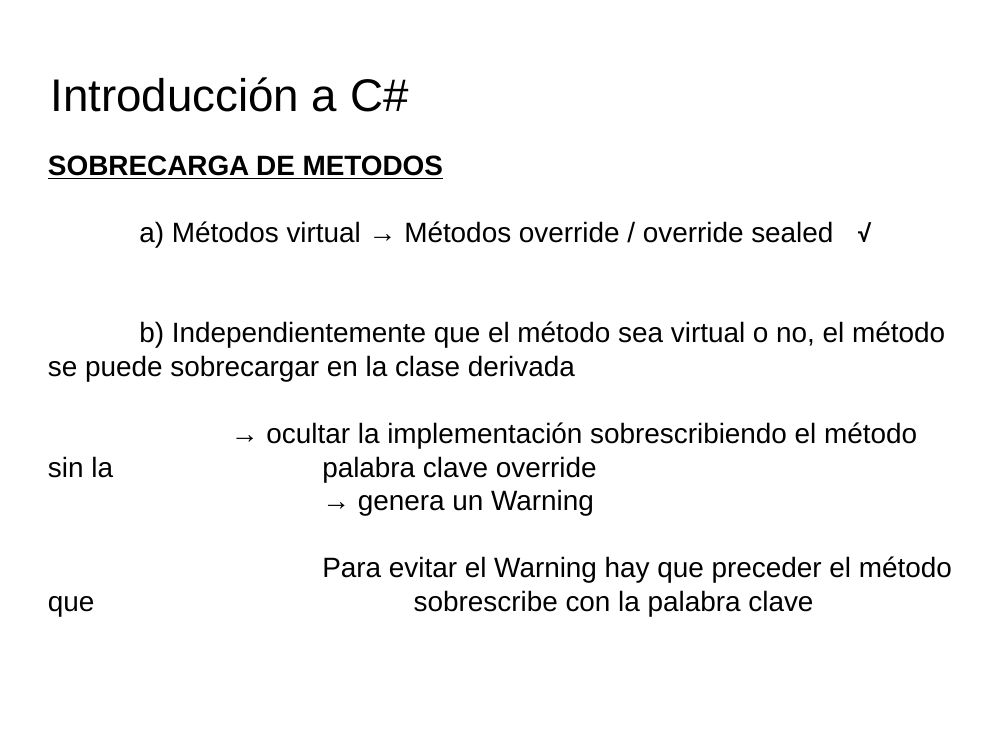
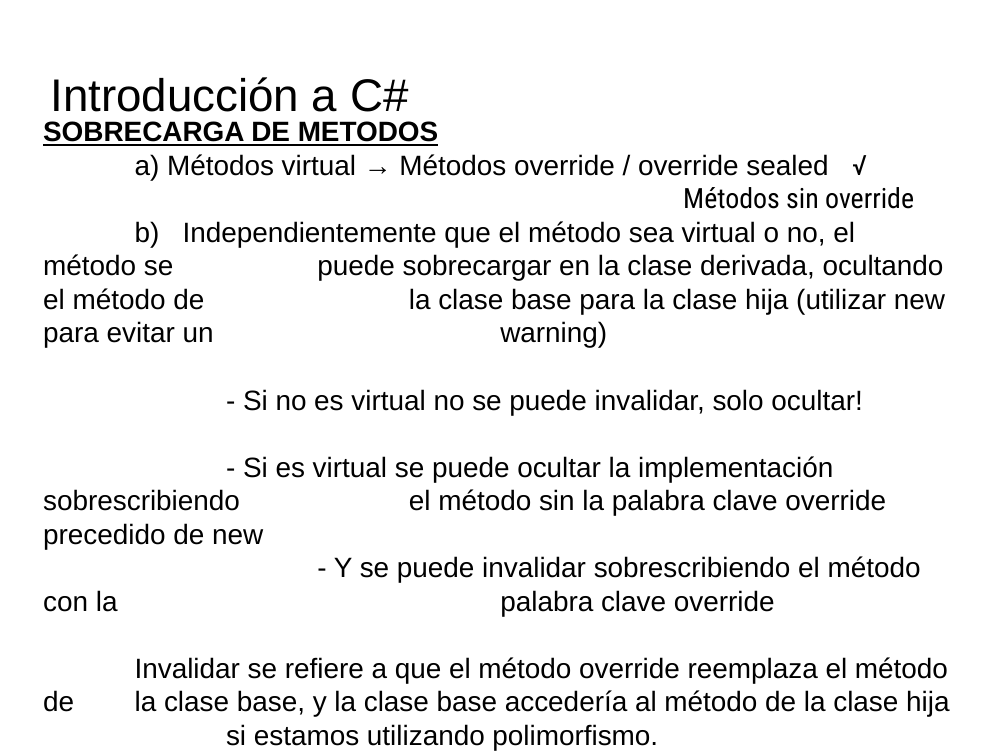
Before and after one commit to videojuegos-abastos/PMV, a slide deck: slide 12 of te/Tema 4 (Chema)/t4.3.- Definiendo miembros de una clase.odp. Drawn at 1008x756 pixels with LibreOffice and Linux fonts; fonts in the diff are those of the drawing; background and template pictures are left out. Boxes give left, top, right and bottom in pixels: in the first picture for what was removed or moved away, otherwise in the second. Text is boxed around its words. In the diff, an @@ line names an element or a change of style, - is before the commit and + after.

```diff
--- a/te/Tema 4 (Chema)/t4.3.- Definiendo miembros de una clase.odp
+++ b/te/Tema 4 (Chema)/t4.3.- Definiendo miembros de una clase.odp
@@ text at (x1=43, y1=187, x2=949, y2=716): text changed @@
-b) Independientemente que el método sea virtual o no, el método se puede sobrecargar en la clase derivada
-→ ocultar la implementación sobrescribiendo el método sin la palabra clave override
-→ genera un Warning
-Para evitar el Warning hay que preceder el método que sobrescribe con la palabra clave
+Métodos sin override
+b) Independientemente que el método sea virtual o no, el método se puede sobrecargar en la clase derivada, ocultando el método de la clase base para la clase hija (utilizar new para evitar un warning)
+- Si no es virtual no se puede invalidar, solo ocultar!
+- Si es virtual se puede ocultar la implementación sobrescribiendo el método sin la palabra clave override precedido de new
+- Y se puede invalidar sobrescribiendo el método con la palabra clave override
+Invalidar se refiere a que el método override reemplaza el método de la clase base, y la clase base accedería al método de la clase hija si estamos utilizando polimorfismo.
```
Also in this commit, not shown: 10 other slides changed, 2 other files.
